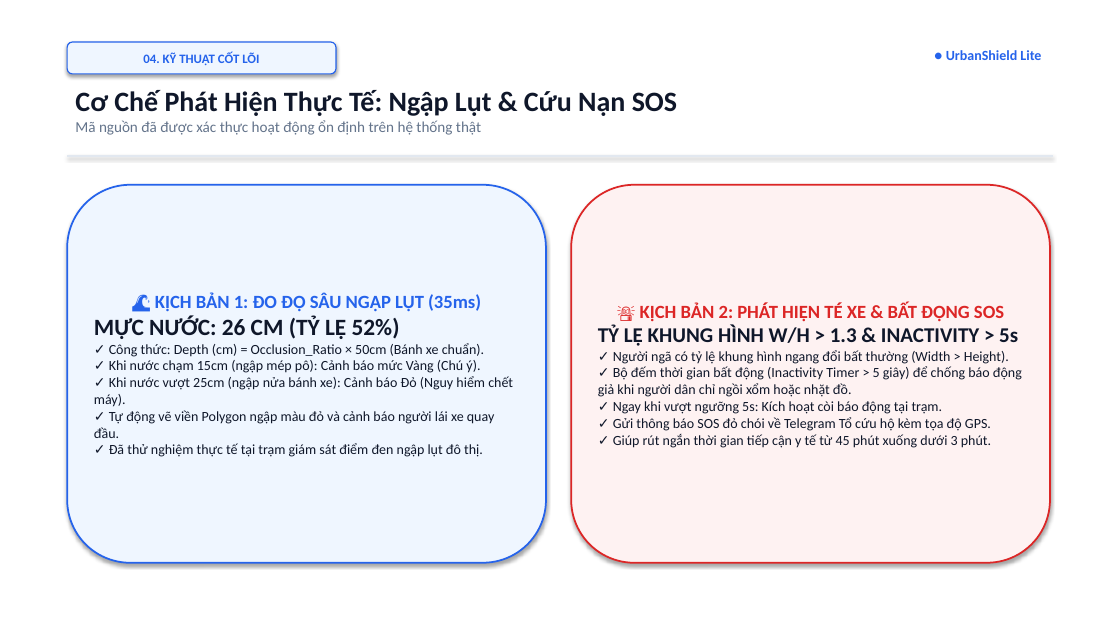
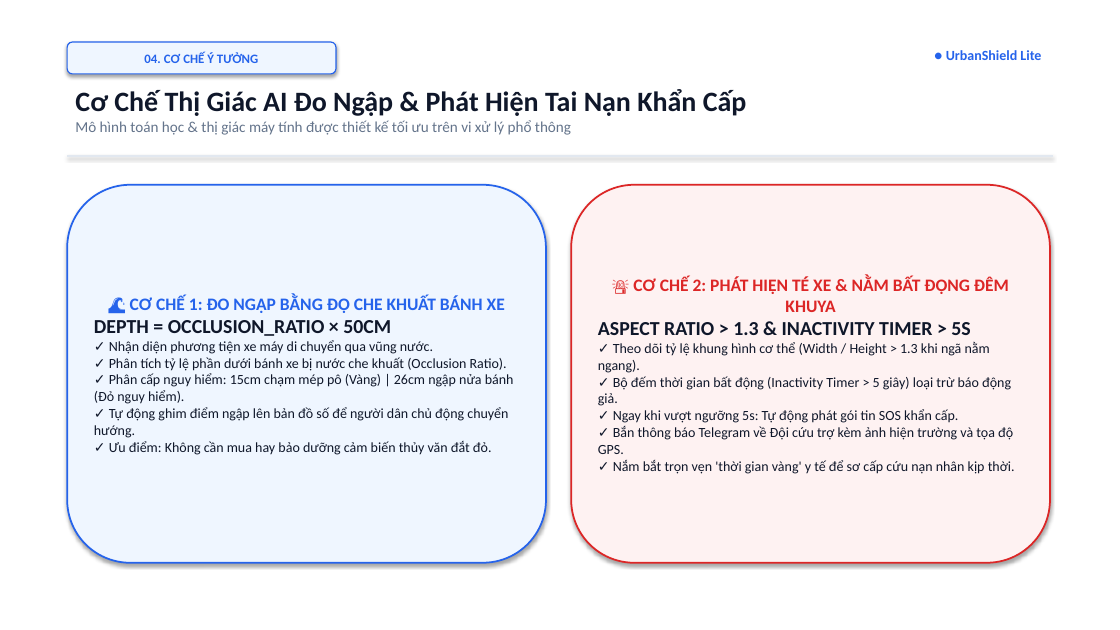
Before and after one commit to nphat-code/sgu-hackathon-2026-ai, a slide deck: slide 5 of SingleNode_UrbanShieldLite_Slides.pptx. Drawn at 1120x630 pixels with LibreOffice and Linux fonts; fonts in the diff are those of the drawing. Boxes give left, top, right and bottom in pixels: in the first picture for what was removed or moved away, otherwise in the second. Text is boxed around its words. In the diff, an @@ line names an element or a change of style, - is before the commit and + after.

```diff
--- a/SingleNode_UrbanShieldLite_Slides.pptx
+++ b/SingleNode_UrbanShieldLite_Slides.pptx
@@ text in rounded rectangle at bbox=[144, 52, 258, 63]: text changed @@
-04. KỸ THUẬT CỐT LÕI
+04. CƠ CHẾ Ý TƯỞNG
@@ text at bbox=[75, 89, 747, 135]: text changed @@
-Cơ Chế Phát Hiện Thực Tế: Ngập Lụt & Cứu Nạn SOS
-Mã nguồn đã được xác thực hoạt động ổn định trên hệ thống thật
+Cơ Chế Thị Giác AI Đo Ngập & Phát Hiện Tai Nạn Khẩn Cấp
+Mô hình toán học & thị giác máy tính được thiết kế tối ưu trên vi xử lý phổ thông
@@ text in rounded rectangle at bbox=[94, 295, 514, 455]: text changed @@
-🌊 KỊCH BẢN 1: ĐO ĐỘ SÂU NGẬP LỤT (35ms)
-MỰC NƯỚC: 26 CM (TỶ LỆ 52%)
-✓ Công thức: Depth (cm) = Occlusion_Ratio × 50cm (Bánh xe chuẩn).
-✓ Khi nước chạm 15cm (ngập mép pô): Cảnh báo mức Vàng (Chú ý).
-✓ Khi nước vượt 25cm (ngập nửa bánh xe): Cảnh báo Đỏ (Nguy hiểm chết máy).
-✓ Tự động vẽ viền Polygon ngập màu đỏ và cảnh báo người lái xe quay đầu.
-✓ Đã thử nghiệm thực tế tại trạm giám sát điểm đen ngập lụt đô thị.
+🌊 CƠ CHẾ 1: ĐO NGẬP BẰNG ĐỘ CHE KHUẤT BÁNH XE
+DEPTH = OCCLUSION_RATIO × 50CM
+✓ Nhận diện phương tiện xe máy di chuyển qua vũng nước.
+✓ Phân tích tỷ lệ phần dưới bánh xe bị nước che khuất (Occlusion Ratio).
+✓ Phân cấp nguy hiểm: 15cm chạm mép pô (Vàng) | 26cm ngập nửa bánh (Đỏ nguy hiểm).
+✓ Tự động ghim điểm ngập lên bản đồ số để người dân chủ động chuyển hướng.
+✓ Ưu điểm: Không cần mua hay bảo dưỡng cảm biến thủy văn đắt đỏ.
@@ text in rounded rectangle at bbox=[598, 277, 1015, 474]: text changed @@
-🚨 KỊCH BẢN 2: PHÁT HIỆN TÉ XE & BẤT ĐỘNG SOS
-TỶ LỆ KHUNG HÌNH W/H > 1.3 & INACTIVITY > 5s
-✓ Người ngã có tỷ lệ khung hình ngang đổi bất thường (Width > Height).
-✓ Bộ đếm thời gian bất động (Inactivity Timer > 5 giây) để chống báo động giả khi người dân chỉ ngồi xổm hoặc nhặt đồ.
-✓ Ngay khi vượt ngưỡng 5s: Kích hoạt còi báo động tại trạm.
-✓ Gửi thông báo SOS đỏ chói về Telegram Tổ cứu hộ kèm tọa độ GPS.
-✓ Giúp rút ngắn thời gian tiếp cận y tế từ 45 phút xuống dưới 3 phút.
+🚨 CƠ CHẾ 2: PHÁT HIỆN TÉ XE & NẰM BẤT ĐỘNG ĐÊM KHUYA
+ASPECT RATIO > 1.3 & INACTIVITY TIMER > 5S
+✓ Theo dõi tỷ lệ khung hình cơ thể (Width / Height > 1.3 khi ngã nằm ngang).
+✓ Bộ đếm thời gian bất động (Inactivity Timer > 5 giây) loại trừ báo động giả.
+✓ Ngay khi vượt ngưỡng 5s: Tự động phát gói tin SOS khẩn cấp.
+✓ Bắn thông báo Telegram về Đội cứu trợ kèm ảnh hiện trường và tọa độ GPS.
+✓ Nắm bắt trọn vẹn 'thời gian vàng' y tế để sơ cấp cứu nạn nhân kịp thời.
```
Also in this commit, not shown: 1 other slide changed, 4 other files.
